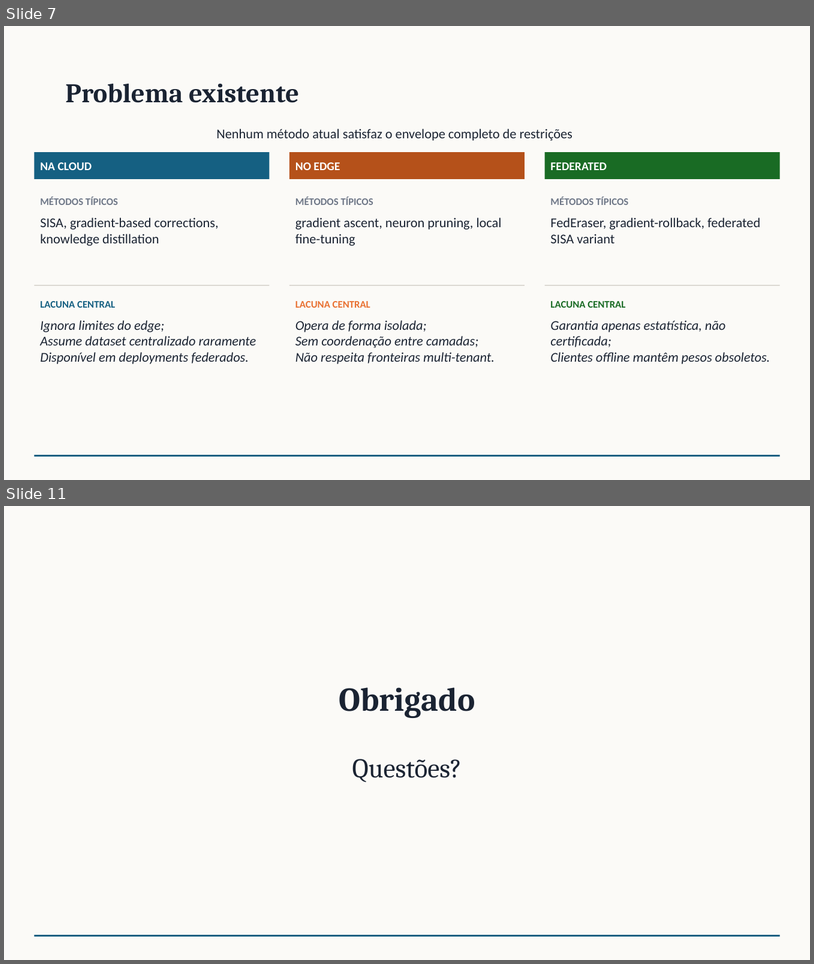
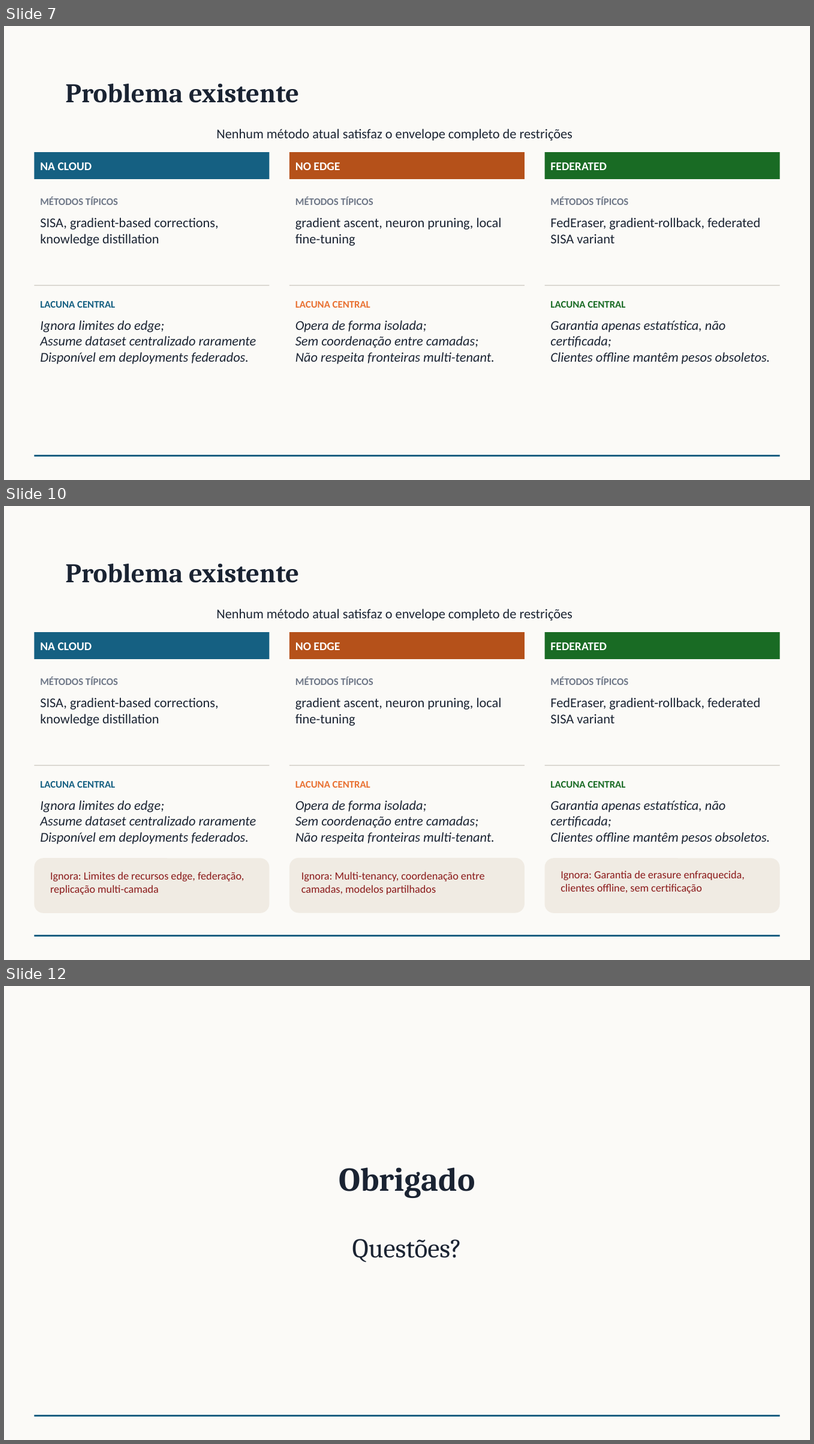
Before and after one commit to rafaeldpsilva/sa4cps-vault, a slide deck: Entregas PhD/machine-unlearning.pptx. Shown one above the other, each under a label of ours: slides 7 and 11 before the commit, slides 7, 10 and 12 after it; the slides between them are not shown. The pictures are 814x964 and 814x1444 pixels, drawn with LibreOffice and Linux fonts; fonts in the diff are those of the drawing. Boxes give left, top, right and bottom in pixels: in the first picture for what was removed or moved away, otherwise in the second. Text is boxed around its words. In the diff, an @@ line names an element or a change of style, - is before the commit and + after.

```diff
--- a/Entregas PhD/machine-unlearning.pptx
+++ b/Entregas PhD/machine-unlearning.pptx
@@ slide 10 added at box(4, 506, 810, 960), background #FBFAF7; not listed: 1 template element that a slide beside it also shows @@
@@ title added at box(65, 564, 299, 583), 32 pt, text #1A2332, bold @@
+Problema existente
@@ text added at box(216, 609, 573, 621), 16 pt, text #1A2332 @@
+Nenhum método atual satisfaz o envelope completo de restrições
@@ rectangle added at box(34, 632, 270, 658), fill #156082, 14 pt, text #FFFFFF, bold @@
+NA CLOUD
@@ rectangle added at box(290, 632, 525, 658), fill #B5511A, 14 pt, text #FFFFFF, bold @@
+NO EDGE
@@ rectangle added at box(545, 632, 780, 658), fill #196B24, 14 pt, text #FFFFFF, bold @@
+FEDERATED
@@ text added at box(40, 677, 118, 685), 12 pt, text #6E7787, bold @@
+MÉTODOS TÍPICOS
@@ text added at box(296, 677, 374, 685), 12 pt, text #6E7787, bold @@
+MÉTODOS TÍPICOS
@@ text added at box(551, 677, 629, 685), 12 pt, text #6E7787, bold @@
+MÉTODOS TÍPICOS
@@ text added at box(40, 697, 219, 726), 16 pt, text #1A2332 @@
+SISA, gradient-based corrections, knowledge distillation
@@ text added at box(296, 697, 502, 726), 16 pt, text #1A2332 @@
+gradient ascent, neuron pruning, local fine-tuning
@@ text added at box(551, 697, 761, 723), 16 pt, text #1A2332 @@
+FedEraser, gradient-rollback, federated SISA variant
@@ rectangle added at box(34, 765, 270, 766), fill #D6D2CB @@
@@ rectangle added at box(290, 765, 525, 766), fill #D6D2CB @@
@@ rectangle added at box(545, 765, 780, 766), fill #D6D2CB @@
@@ text added at box(40, 781, 115, 787), 12 pt, text #156082, bold @@
+LACUNA CENTRAL
@@ text added at box(296, 781, 371, 787), 12 pt, text #E97132, bold @@
+LACUNA CENTRAL
@@ text added at box(551, 781, 626, 787), 12 pt, text #196B24, bold @@
+LACUNA CENTRAL
@@ text added at box(40, 800, 257, 844), 16 pt, text #1A2332, italic @@
+Ignora limites do edge;
+Assume dataset centralizado raramente Disponível em deployments federados.
@@ text added at box(296, 800, 495, 844), 16 pt, text #1A2332, italic @@
+Opera de forma isolada;
+Sem coordenação entre camadas;
+Não respeita fronteiras multi-tenant.
@@ text added at box(551, 800, 771, 844), 16 pt, text #1A2332, italic @@
+Garantia apenas estatística, não certificada;
+Clientes offline mantêm pesos obsoletos.
@@ rounded rectangle added at box(34, 858, 270, 913), fill #F0EBE3 @@
@@ rounded rectangle added at box(290, 858, 525, 913), fill #F0EBE3 @@
@@ rounded rectangle added at box(545, 858, 780, 913), fill #F0EBE3 @@
@@ text added at box(50, 871, 244, 894), 13 pt, text #8B1A1A @@
+Ignora: Limites de recursos edge, federação, replicação multi-camada
@@ text added at box(302, 871, 485, 894), 13 pt, text #8B1A1A @@
+Ignora: Multi-tenancy, coordenação entre camadas, modelos partilhados
@@ text added at box(561, 870, 745, 893), 13 pt, text #8B1A1A @@
+Ignora: Garantia de erasure enfraquecida, clientes offline, sem certificação
@@ what was slide 11 is now slide 12 @@
```
Also in this commit, not shown: 2 slides changed, 1 other slide added, 1 slide removed, 1 other file.
